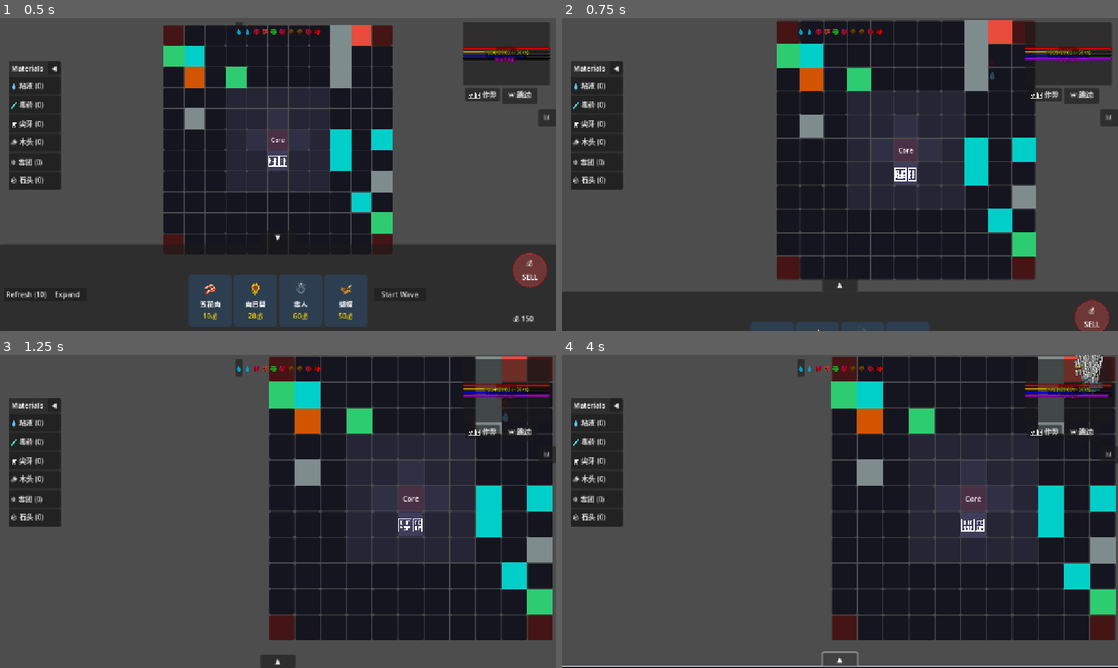
Above: before the commit, frames 1-4 (two rows, left to right).
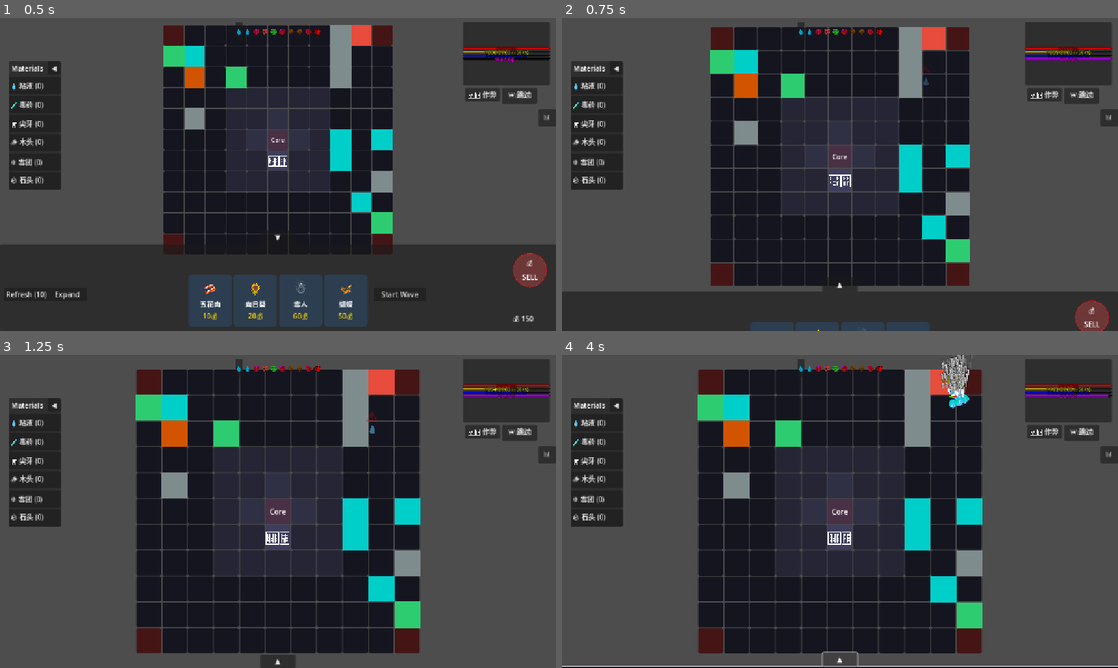
Above: after the commit, the same moments.

Repository: seekerzz/tower-html
Game: Godot game, scene res://src/Scenes/Game/MainGame.tscn
The game is run twice, just before and just after one commit, with the same random seed, the same clock (stepped at 60 frames per second) and the same inputs. The project has no main scene, so this scene is started directly.
Inputs (mouse positions are in pixels of both pictures, inside the frame that each line leads up to):
- Up to frame 1 (0.5 s): no input
- Up to frame 2 (0.75 s): click "Start Wave" at 0.5 s
- Up to frame 3 (1.25 s): no input
- Up to frame 4 (4 s): tap Enter at 1.25 s; drag from (845, 370) to (845, 473) at 1.27 s; click "▲" at 2 s; drag from (845, 395) to (845, 498) at 2.77 s; click "▼" at 3.5 s

Frame 1 is identical in both runs. In frame 2, 30% of the frame differs, in the area x 26-86%, y 0-86%; in frame 3, 51%; in frame 4, 52%, in the area x 24-100%, y 0-96%.

Commit message:
Implement collapsible UI panels and optimize camera centering
- Added visible toggle buttons and collapse logic for BuildPanel and DamageStats.
- BuildPanel now uses a proper header layout defined in scene.
- Fixed camera centering issue in combat by targeting GridManager position.
- Implemented state-dependent camera zoom (Shop Open vs Combat).

Diff:
--- a/src/Scripts/MainGame.gd
+++ b/src/Scripts/MainGame.gd
@@ -71,8 +71,9 @@
 
 	var target_zoom = Vector2(final_zoom, final_zoom)
 
-	# Center of board
-	var target_pos = Vector2(map_width / 2.0, map_height / 2.0)
+	# Center of board is GridManager's position
+	# GridManager places tiles around (0,0) locally, but GridManager itself is offset.
+	var target_pos = grid_manager.position
 
 	if zoom_tween and zoom_tween.is_valid():
 		zoom_tween.kill()
@@ -87,11 +88,6 @@
 	var map_width = Constants.MAP_WIDTH * Constants.TILE_SIZE
 	var map_height = Constants.MAP_HEIGHT * Constants.TILE_SIZE
 
-	# We want to see the board AND the shop at the bottom.
-	# Shop takes up space at bottom.
-	# Let's assume we want to fit Map + some bottom margin.
-	# Or shift the camera center down.
-
 	var viewport_size = get_viewport_rect().size
 
 	# Make zoom slightly smaller to fit more vertical space
@@ -102,17 +98,10 @@
 
 	var target_zoom = Vector2(final_zoom, final_zoom)
 
-	# Shift center down slightly so board is higher up, making room for shop
-	# Center of board is (map_width/2, map_height/2).
-	# We want camera to look at something lower than center?
-	# No, if we want board at top, we should look at center of board.
-	# If we want board to be visible + shop at bottom.
-	# If we center on board, shop might be cut off if zoom is too high.
-	# With zoom_y = viewport_size.y / (map_height * 1.5), we fit 1.5x map height.
-	# If we center on map center, we have 0.75x map height above and below.
-	# Map is 1x height. So we have 0.25x map height extra below.
-	# That should be enough for shop.
-	var target_pos = Vector2(map_width / 2.0, map_height / 2.0)
+	# For planning, we want to see the board centered or slightly high.
+	# Default position (640, 400) was working for planning.
+	# Or we can use grid_manager.position + small offset.
+	var target_pos = default_position
 
 	if zoom_tween and zoom_tween.is_valid():
 		zoom_tween.kill()
